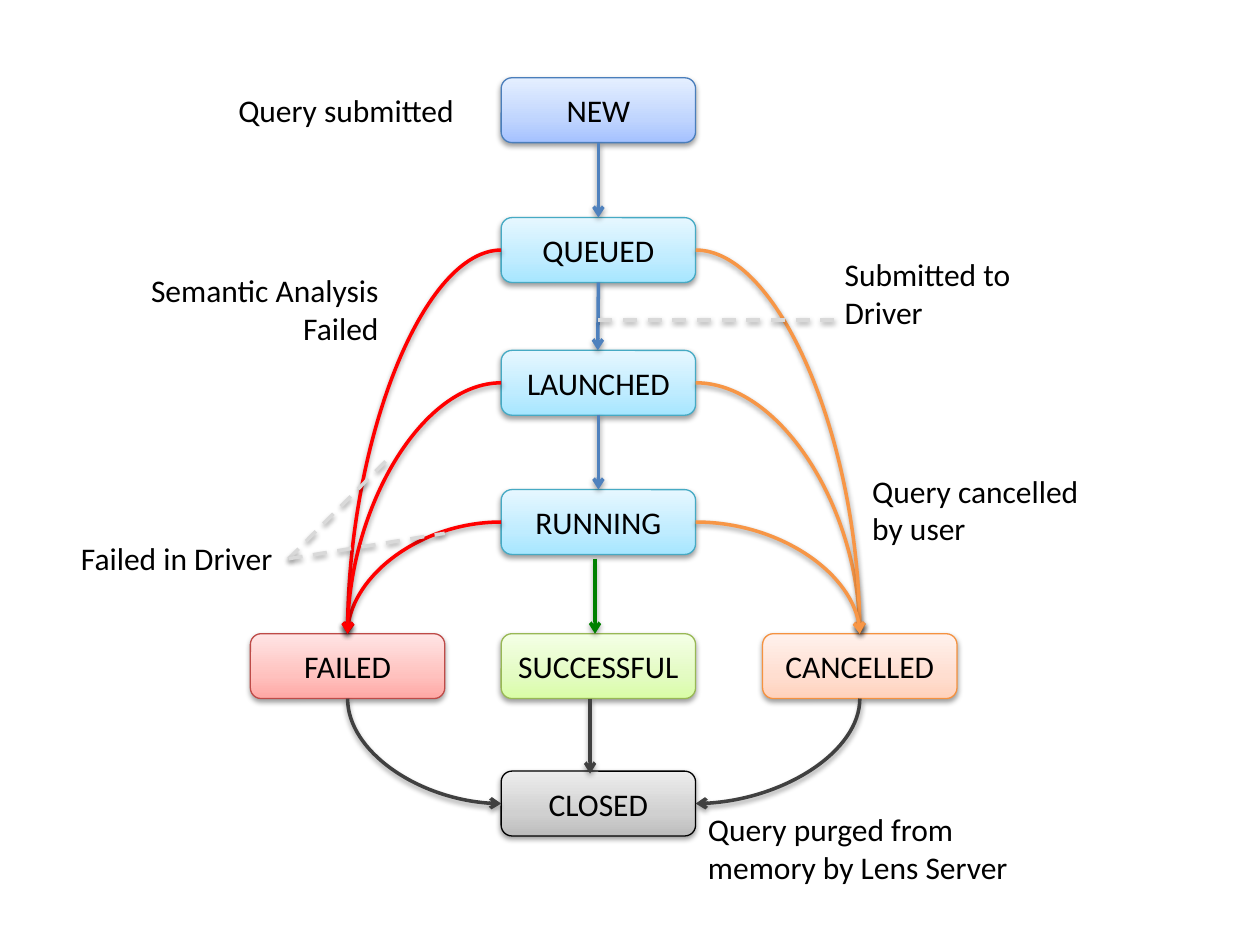
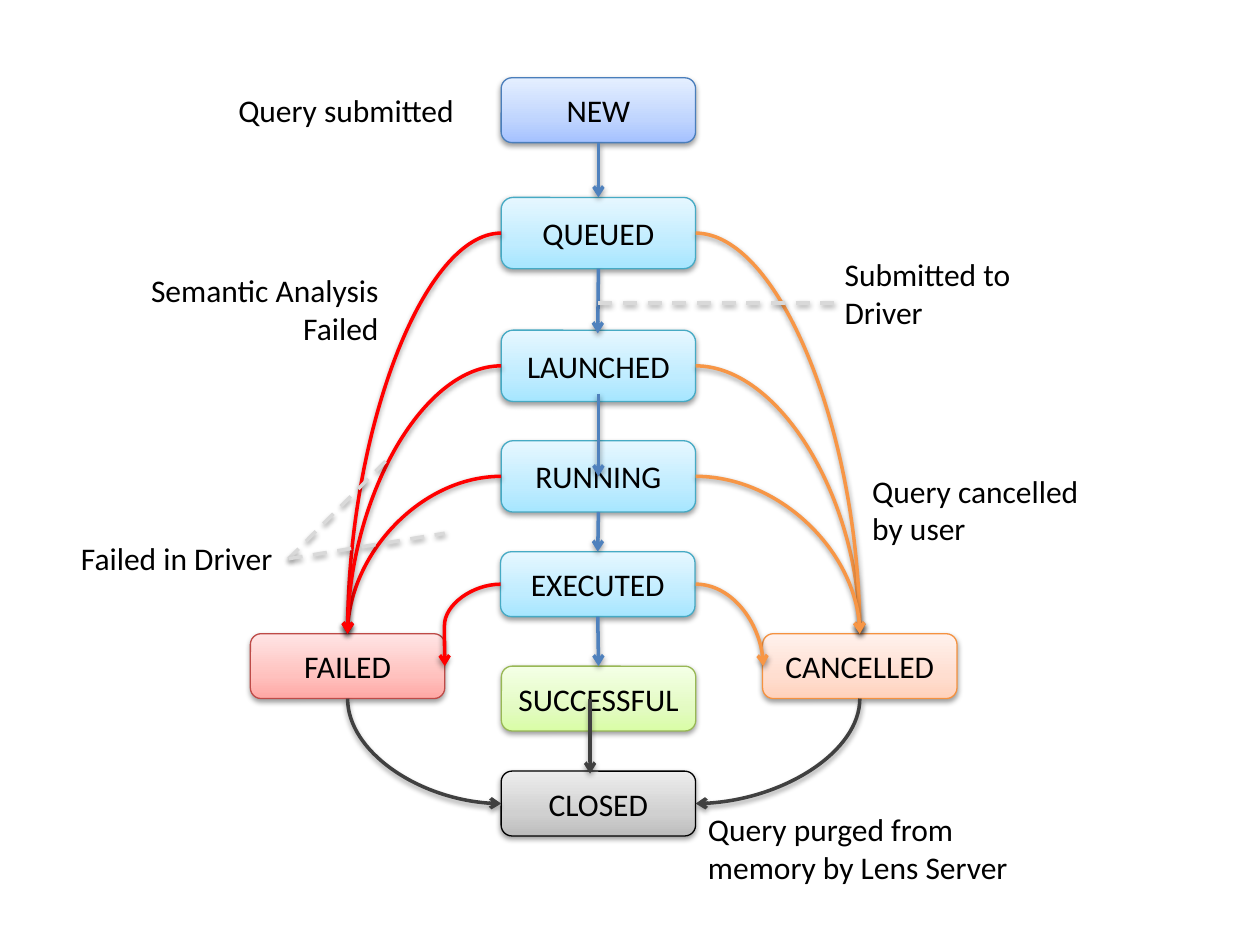
Before and after one commit to apache/lens, a slide deck: slide 2 of src/site/diagrams.pptx. Drawn at 1260x945 pixels with LibreOffice and Linux fonts; fonts in the diff are those of the drawing. Boxes give left, top, right and bottom in pixels: in the first picture for what was removed or moved away, otherwise in the second. Text is boxed around its words. In the diff, an @@ line names an element or a change of style, - is before the commit and + after.

```diff
--- a/src/site/diagrams.pptx
+++ b/src/site/diagrams.pptx
@@ arrow moved from (598, 142) - (598, 218) to (598, 142) - (598, 198) @@
@@ rounded rectangle "QUEUED" resized from (x1=501, y1=218, x2=696, y2=282) to (x1=501, y1=198, x2=696, y2=270) @@
@@ curved arrow moved from (501, 249) - (348, 634) to (501, 233) - (348, 634) @@
@@ curved arrow moved from (696, 249) - (859, 634) to (696, 233) - (859, 634) @@
@@ arrow moved from (598, 282) - (597, 350) to (598, 268) - (597, 334) @@
@@ line moved from (598, 320) - (840, 320) to (598, 302) - (840, 302) @@
@@ rounded rectangle "LAUNCHED" resized from (x1=501, y1=350, x2=696, y2=415) to (x1=501, y1=330, x2=696, y2=402) @@
@@ curved arrow moved from (501, 383) - (348, 634) to (501, 365) - (348, 634) @@
@@ curved arrow moved from (696, 383) - (859, 634) to (696, 365) - (859, 634) @@
@@ arrow moved from (598, 415) - (598, 490) to (598, 394) - (598, 476) @@
@@ rounded rectangle "RUNNING" resized from (x1=501, y1=490, x2=696, y2=554) to (x1=501, y1=441, x2=696, y2=513) @@
@@ curved arrow moved from (501, 522) - (348, 634) to (501, 476) - (348, 634) @@
@@ curved arrow moved from (696, 522) - (859, 634) to (696, 476) - (859, 634) @@
@@ arrow added from (598, 512) to (597, 552), #4F81BD 2 pt @@
@@ rounded rectangle added at (x1=500, y1=552, x2=694, y2=616), fill gradient #A7E6FF to #C1EDFF to #E7F8FF, outline #46AAC5 0.75 pt, 18 pt, text #000000 @@
+EXECUTED
@@ curved arrow added from (500, 585) to (445, 667), #FF0000 2 pt @@
@@ curved arrow added from (696, 585) to (764, 667), #F79646 2 pt @@
@@ arrow moved from (595, 558) - (595, 634) to (597, 616) - (598, 667) @@
@@ arrow (597, 616) - (598, 667): stroke #008000 2 pt to #4F81BD 2 pt @@
@@ rounded rectangle "SUCCESSFUL" moved from (x1=501, y1=634, x2=696, y2=698) to (x1=501, y1=667, x2=696, y2=731) @@
```
Also in this commit, not shown: 2 other slides changed, 1 slide added, 8 other files.
